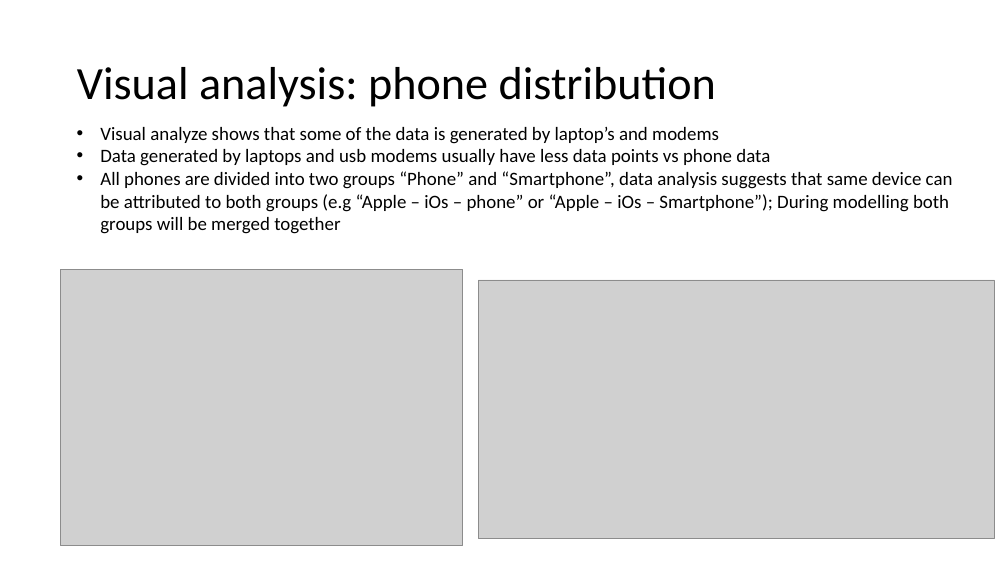
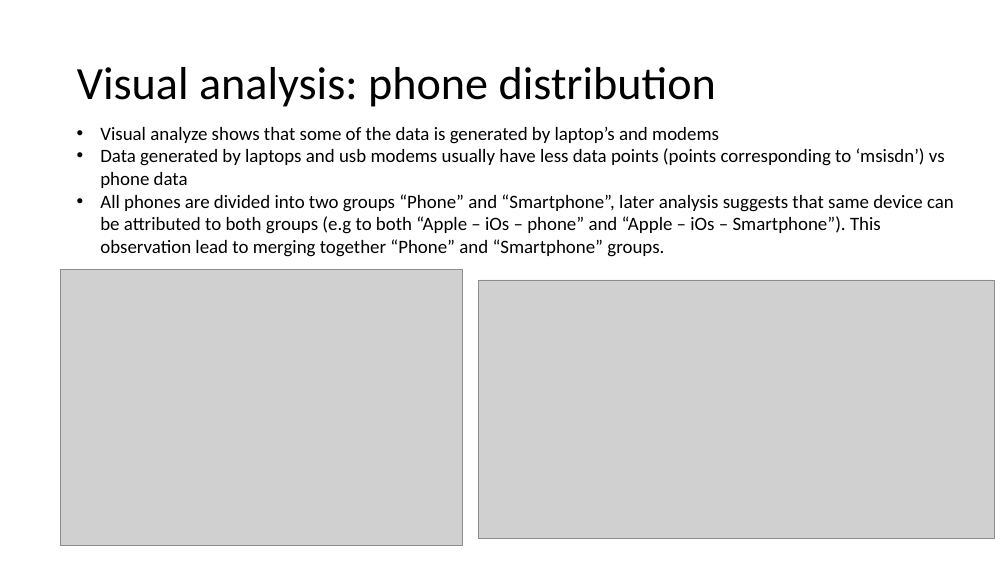
Before and after one commit to Sirorezka/Telecom_project, a slide deck: slide 4 of my_ppt.pptx. Drawn at 1008x567 pixels with LibreOffice and Linux fonts; fonts in the diff are those of the drawing; grey boxes stand for pictures. Boxes give left, top, right and bottom in pixels: in the first picture for what was removed or moved away, otherwise in the second. Text is boxed around its words. In the diff, an @@ line names an element or a change of style, - is before the commit and + after.

Commit message:
Model with min-max dist

```diff
--- a/my_ppt.pptx
+++ b/my_ppt.pptx
@@ text at [100,148,954,257]: text changed @@
-• Data generated by laptops and usb modems usually have less data points vs phone data
-• All phones are divided into two groups “Phone” and “Smartphone”, data analysis suggests that same device can be attributed to both groups (e.g “Apple – iOs – phone” or “Apple – iOs – Smartphone”); During modelling both groups will be merged together
+• Data generated by laptops and usb modems usually have less data points (points corresponding to ‘msisdn’) vs phone data
+• All phones are divided into two groups “Phone” and “Smartphone”, later analysis suggests that same device can be attributed to both groups (e.g to both “Apple – iOs – phone” and “Apple – iOs – Smartphone”). This observation lead to merging together “Phone” and “Smartphone” groups.
```
Also in this commit, not shown: 9 other slides changed, 2 slides added, 1 slide removed, 10 other files.
